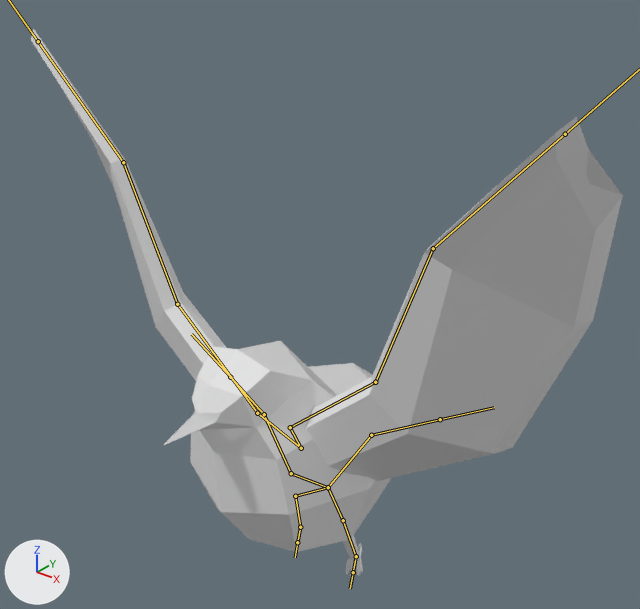
A saved change to the FBX model Assets/Models/Birb/Birb.fbx.
One viewpoint serves both versions: a 50 mm lens placed at (2.76, -3.64, 3.99), pointed at (-0.08, -0.1, 1.79). Lighting does not change. The marker at lower left points along +X, +Y and +Z. Both versions are drawn at frame 1 of the action 'Bird|Fly'; the numbers are the values there. The bones that bend it are drawn over the model as lines.

Objects in the first picture: 'Body', 'Wings Mesh'.
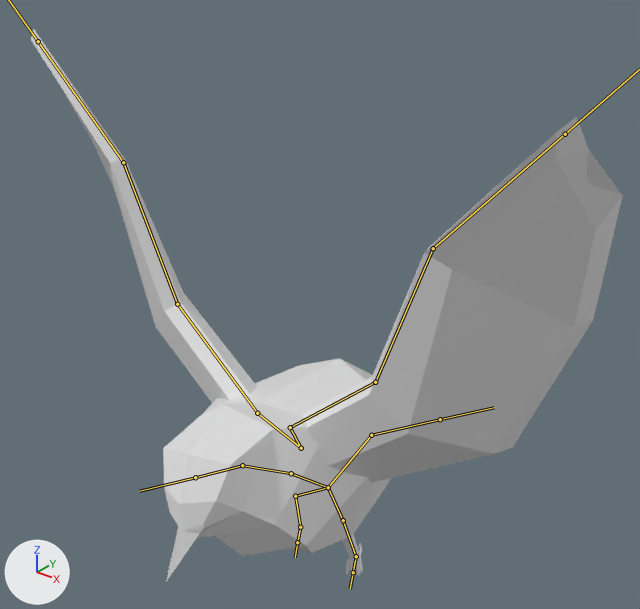
Edits to the scene script, one JSON object a line:
```json
{"block": "bone_spine", "where": "bone_spine = bpy.data.objects['Bird'].pose.bones['Spine']  # child of 'Base'"}
{"op": "set", "path": "bone_spine.rotation_quaternion", "old": "(1.0, 0.0, 0.0, 0.0)", "new": "(0.958, -0.268, 0.099, 0.018)", "note": "degrees (0, 0, 0) -> degrees (-31, 12, -1)"}
```

Boxes [x1, y1, x2, y2] around the edits, measured in the pictures (640 x 609 px):
```json
{"object": "Body", "change": "posed", "before": [164, 341, 391, 577], "after": [163, 358, 391, 581]}
{"bone": "Spine", "before": "(291, 473) to (264, 414)", "after": "(291, 473) to (242, 465)"}
```
